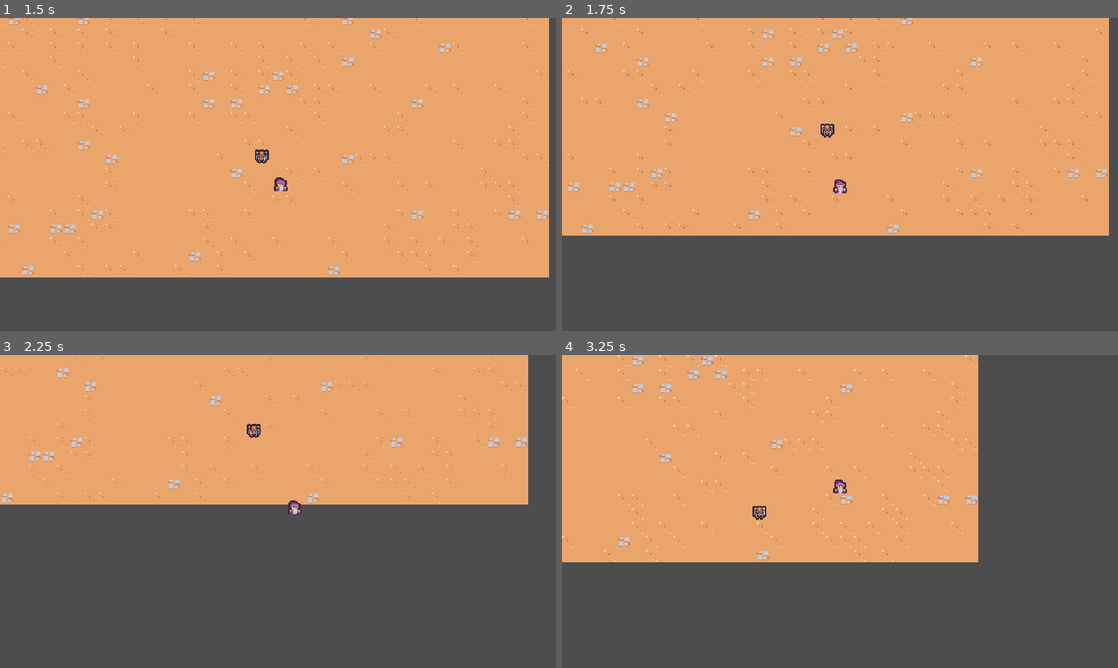
Above: before the commit, frames 1-4 (two rows, left to right).
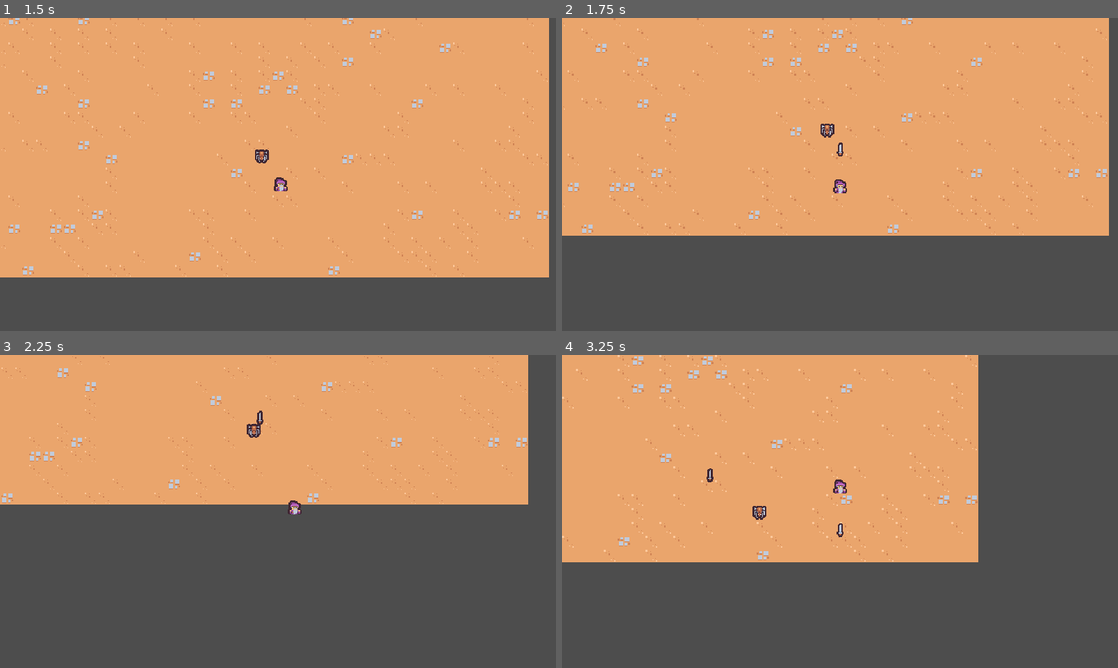
Above: after the commit, the same moments.

Repository: RdotSilva/Godot-2D-Survivor
Game: Godot game, scene res://scenes/main/main.tscn
The game is run twice, just before and just after one commit, with the same random seed, the same clock (stepped at 60 frames per second) and the same inputs.
Inputs:
- Up to frame 1 (1.5 s): hold D (move_right) 0.53-1.28 s; hold S (move_down) from 1.28 s (still down)
- Up to frame 2 (1.75 s): keep holding S (move_down)
- Up to frame 3 (2.25 s): release S (move_down) at 2.03 s; hold D (move_right) from 2.03 s (still down)
- Up to frame 4 (3.25 s): release D (move_right) at 2.78 s; hold W (move_up) from 2.78 s (still down)

Frame 1 is identical in both runs. In frame 2, less than 0.1% of the frame differs, in the area x 49-51%, y 39-45%; in frame 3, less than 0.1%; in frame 4, less than 0.1%, in the area x 26-51%, y 36-59%.

Commit message:
Add logic to spawn sword at player location

Diff:
--- a/scenes/ability/sword_ability_controller/sword_ability_controller.gd
+++ b/scenes/ability/sword_ability_controller/sword_ability_controller.gd
@@ -9,4 +9,13 @@
 	$Timer.timeout.connect(on_timer_timeout)
 
 func on_timer_timeout():
-	print("Do Something")
+	var player = get_tree().get_first_node_in_group("player") as Node2D
+
+	if player == null:
+		return
+
+	var sword_instance = sword_ability.instantiate() as Node2D
+
+	player.get_parent().add_child(sword_instance)
+
+	sword_instance.global_position = player.global_position
